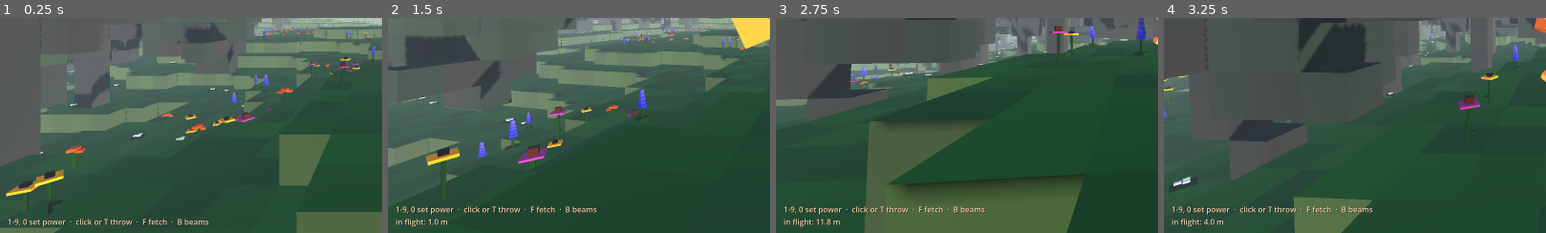
Above: before the commit, frames 1-4 (left to right).
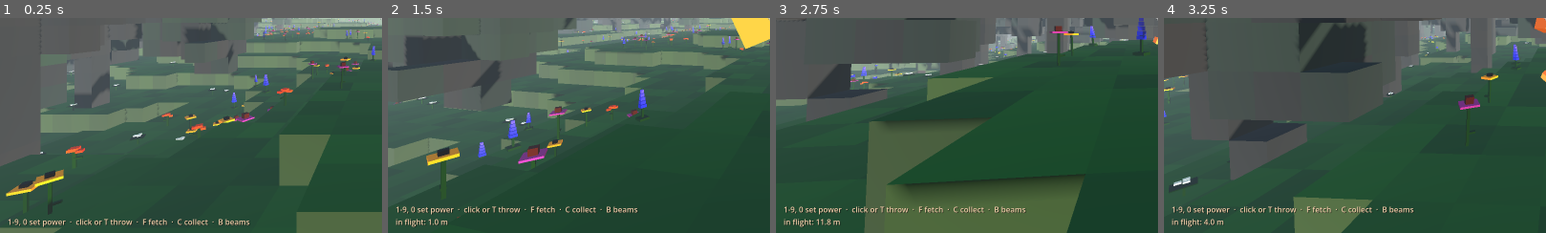
Above: after the commit, the same moments.

Repository: ghukill/discwalk
Game: Godot game, scene res://scenes/main.tscn
Same seed, same stepped clock (60 frames per second), same inputs: the game is played once before the commit and once after it.
Inputs (mouse positions are % of the whole screen's width and height, from its top left):
- Up to frame 1 (0.25 s): no input
- Up to frame 2 (1.5 s): tap Enter at 0.5 s; move the mouse to (55, 50) at 0.52 s; hold B (beams) 0.53-1.28 s; hold W (move_forward) from 0.53 s (still down); click (55, 50) at 0.67 s; tap Space (jump) at 0.77 s; tap F (fetch) at 0.8, 1.35 s; move the mouse to (45, 50) at 1.27 s; click (45, 50) at 1.42 s
- Up to frame 3 (2.75 s): keep holding W (move_forward); tap Space (jump) at 1.52 s; tap N (new_world) at 1.55 s; move the mouse to (52, 48) at 2.02 s; hold N (new_world) from 2.03 s (still down); click (52, 48) at 2.17 s; tap Shift (sprint) at 2.3 s
- Up to frame 4 (3.25 s): keep holding W (move_forward); move the mouse to (49, 52) at 2.77 s; release N (new_world) at 2.78 s; tap Shift (sprint) at 2.85 s; click (49, 52) at 2.92 s; tap Space (jump) at 3.02 s; tap T (throw) at 3.05 s
The pictures show only the part of the screen within x 0-50%, y 50-100%; the shares and areas given below are measured in that part.

The runs differ from the first frame. In frame 1, 0.3% of the frame differs, in the area x 46-66%, y 93-97%; in frame 2, 0.3%, in the area x 46-66%, y 87-91%; in frame 3, 0.3%; in frame 4, 0.3%.

Commit message:
collect: C sends every disc rolling home, building speed
- disc.start_collect(): box collider -> ball, beam off, no sleeping.
  _roll_home() steers horizontal velocity toward the player with a growing
  speed target (1 + 0.6t + 0.35t^2 m/s, cap 25; starts at ~1/4 walk pace,
  outpaces sprint after ~3.5 s) and a limited push (14 m/s^2), so it climbs
  1-block steps but trunks/cliffs/lakes block it without momentum. Spins to
  match. Absorbed within 1 m; gives up after 40 s.
- thrower.collect() + HUD ('collecting: N rolling home… (k in)').
- tools/collect_test.gd: 8 scattered discs, all home on 3 seeds x 2 block sizes.
- docs: README, ARCHITECTURE, CONFIG knobs, DEVELOPMENT.

Diff:
--- a/scripts/disc.gd
+++ b/scripts/disc.gd
@@ -11,8 +11,13 @@
 ##   through the tree voxel grid: bark bounces it back, leaves bleed off speed
 ##   and knock it about ("tree kick"), so a disc can get swallowed by a crown.
 ## - Lakes: water drags it to a crawl and floats it at the surface.
+## - Collecting (C): the disc turns into a rolling ball and rolls home to
+##   you, starting at a quarter of walking pace and building speed. It's
+##   still a physics body, so trunks, steep ledges and lakes get in its way;
+##   only momentum gets it up a step.
 
 signal came_to_rest(disc)
+signal collected(disc)
 
 const FLORA := preload("res://scripts/flora.gd")
 
@@ -23,6 +28,16 @@
 @export var leaf_keep_per_metre := 0.72
 ## Bounciness when hitting bark (fraction of speed kept along the hit axis).
 @export var bark_bounce := 0.4
+## Collecting: starting speed (m/s, a quarter of walking pace) ...
+@export var collect_speed0 := 1.0
+## ... speed target grows as speed0 + a*t + b*t^2 (passes sprint speed after ~3.5 s) ...
+@export var collect_ramp := Vector2(0.6, 0.35)
+@export var collect_max_speed := 25.0
+## ... but it can only push itself this hard (m/s^2): enough to roll up the
+## 45-degree one-block steps you can walk up, but 2-block cliffs (63 deg+) stop
+## it unless it has built up the momentum to roll over them.
+@export var collect_accel := 14.0
+@export var collect_timeout := 40.0     ## Give up (and rest) after this long.
 
 var terrain: Node3D
 var power := 0
@@ -32,6 +47,10 @@
 var splashed := false
 var resting := false
 var max_height := 0.0                ## Peak height above release (m).
+var collecting := false
+var collect_target: Node3D
+var _collect_t := 0.0
+var _shape: CollisionShape3D
 
 var beam_on := true                  ## Show the rest beacon (toggled with B).
 var _still := 0.0
@@ -55,11 +74,9 @@
 	max_contacts_reported = 4
 	body_entered.connect(_on_body_entered)
 
-	var shape := CollisionShape3D.new()
-	var box := BoxShape3D.new()
-	box.size = Vector3.ONE * SIZE
-	shape.shape = box
-	add_child(shape)
+	_shape = CollisionShape3D.new()
+	_shape.shape = _box_shape()
+	add_child(_shape)
 
 	var mesh := MeshInstance3D.new()
 	var bm := BoxMesh.new()
@@ -146,9 +163,77 @@
 			_in_water = true
 			break
 
+	if collecting:
+		v = _roll_home(state, v, p, dt)
 	v = apply_aero(state, v)
 	state.linear_velocity = v
 	max_height = maxf(max_height, p.y - start.y)
+
+
+## Start rolling home to `target` (the player).
+func start_collect(target: Node3D) -> void:
+	collecting = true
+	collect_target = target
+	_collect_t = 0.0
+	resting = false
+	_still = 0.0
+	if _beacon != null:
+		_beacon.queue_free()
+		_beacon = null
+	can_sleep = false
+	sleeping = false
+	var ball := SphereShape3D.new()      # rolls like a ball, still looks like a block
+	ball.radius = SIZE * 0.5
+	_shape.shape = ball
+
+
+func _stop_collect() -> void:
+	collecting = false
+	can_sleep = true
+	_shape.shape = _box_shape()
+
+
+## Steers the horizontal velocity toward the player, with a speed target that
+## keeps growing and a limited push, then spins the ball to match.
+func _roll_home(state: PhysicsDirectBodyState3D, v: Vector3, p: Vector3, dt: float) -> Vector3:
+	if not is_instance_valid(collect_target):
+		_stop_collect.call_deferred()
+		return v
+	var goal := collect_target.global_position + Vector3(0, 0.9, 0)
+	var to := goal - p
+	if to.length() < 1.0:
+		_arrive.call_deferred()
+		return v
+	_collect_t += dt
+	if _collect_t > collect_timeout:
+		_stop_collect.call_deferred()
+		return v
+	var t := _collect_t
+	var cap := minf(collect_speed0 + collect_ramp.x * t + collect_ramp.y * t * t, collect_max_speed)
+	var flat := Vector3(to.x, 0, to.z)
+	var want := flat.normalized() * cap if flat.length() > 0.01 else Vector3.ZERO
+	var vh := Vector3(v.x, 0, v.z)
+	var dv := want - vh
+	var max_dv := collect_accel * dt
+	if dv.length() > max_dv:
+		dv = dv.normalized() * max_dv
+	v += dv
+	state.angular_velocity = Vector3.UP.cross(Vector3(v.x, 0, v.z)) / (SIZE * 0.5)
+	return v
+
+
+func _arrive() -> void:
+	if not collecting:
+		return
+	collecting = false
+	collected.emit(self)
+	queue_free()
+
+
+func _box_shape() -> BoxShape3D:
+	var box := BoxShape3D.new()
+	box.size = Vector3.ONE * SIZE
+	return box
 
 
 func _on_body_entered(body: Node) -> void:
@@ -166,7 +251,7 @@
 	if global_position.y < -30.0:
 		queue_free()
 		return
-	if resting:
+	if resting or collecting:
 		return
 	var moving := linear_velocity.length()
 	if _in_water:
--- a/scripts/player.gd
+++ b/scripts/player.gd
@@ -108,6 +108,7 @@
 		"fetch": [KEY_F],
 		"throw": [KEY_T],
 		"beams": [KEY_B],
+		"collect": [KEY_C],
 		"throw_1": [KEY_1, KEY_KP_1], "throw_2": [KEY_2, KEY_KP_2],
 		"throw_3": [KEY_3, KEY_KP_3], "throw_4": [KEY_4, KEY_KP_4],
 		"throw_5": [KEY_5, KEY_KP_5], "throw_6": [KEY_6, KEY_KP_6],
--- a/scripts/thrower.gd
+++ b/scripts/thrower.gd
@@ -6,6 +6,7 @@
 ##   F        fetch: teleport to your last disc. If it's still flying, you
 ##            take over its speed and direction and fly on with it.
 ##   B        toggle the beams of light over resting discs
+##   C        collect: every disc rolls home to you, building up speed
 ##
 ## Power p launches at p x speed_per_level m/s (default 4 m/s per level, so
 ## 0 = 40 m/s, about a strong disc golf drive). Aim is your view direction.
@@ -27,6 +28,7 @@
 var _last: Node = null
 var _flying_text := ""
 var _result_text := ""
+var _collected := 0
 
 
 func _ready() -> void:
@@ -45,6 +47,9 @@
 		get_viewport().set_input_as_handled()
 	elif event.is_action_pressed("throw"):
 		throw(power)
+		get_viewport().set_input_as_handled()
+	elif event.is_action_pressed("collect"):
+		collect()
 		get_viewport().set_input_as_handled()
 	elif event.is_action_pressed("beams"):
 		set_beams(not beams)
@@ -75,12 +80,32 @@
 	disc.tree_exited.connect(func() -> void: discs.erase(disc))
 	discs.append(disc)
 	_last = disc
+	_collected = 0
 	while discs.size() > max_discs:
 		var old: Node = discs.pop_front()
 		if is_instance_valid(old):
 			old.queue_free()
 	_result_text = ""
 	return disc
+
+
+## Sends every disc rolling home to the player.
+func collect() -> void:
+	var n := 0
+	for d in discs:
+		if is_instance_valid(d) and not d.collecting:
+			d.start_collect(player)
+			if not d.collected.is_connected(_on_collected):
+				d.collected.connect(_on_collected)
+			n += 1
+	if n > 0:
+		_collected = 0
+		_result_text = ""
+
+
+func _on_collected(_disc: Node) -> void:
+	_collected += 1
+	_result_text = "collected %d disc%s" % [_collected, "" if _collected == 1 else "s"]
 
 
 ## Turns every disc's beam of light on or off (and future ones too).
@@ -118,11 +143,19 @@
 	discs.clear()
 	_last = null
 	_result_text = ""
+	_collected = 0
 	_update_label()
 
 
 func _process(_delta: float) -> void:
-	if is_instance_valid(_last) and not _last.resting:
+	var rolling := 0
+	for d in discs:
+		if is_instance_valid(d) and d.collecting:
+			rolling += 1
+	if rolling > 0:
+		_flying_text = "collecting: %d rolling home…%s" % [rolling,
+			("  (%d in)" % _collected) if _collected > 0 else ""]
+	elif is_instance_valid(_last) and not _last.resting:
 		_flying_text = "in flight: %.1f m" % _last.distance()
 	else:
 		_flying_text = ""
@@ -130,7 +163,7 @@
 
 
 func _on_rest(disc: Node) -> void:
-	if disc != _last:
+	if disc != _last or _collected > 0:
 		return
 	var notes := []
 	if disc.bark_hits > 0:
@@ -150,7 +183,7 @@
 	if status_label != null:
 		status_label.text = "Velocity: %d  (%d m/s)\nBeams: %s" % [
 			power, int(power * speed_per_level), "on" if beams else "off"]
-	var lines := ["1-9, 0 set power  ·  click or T throw  ·  F fetch  ·  B beams"]
+	var lines := ["1-9, 0 set power  ·  click or T throw  ·  F fetch  ·  C collect  ·  B beams"]
 	if _flying_text != "":
 		lines.append(_flying_text)
 	elif _result_text != "":
--- /dev/null
+++ b/tools/collect_test.gd
@@ -0,0 +1,67 @@
+extends SceneTree
+## Headless collect check: scatters discs around spawn, waits for them to
+## land, presses "collect", and reports how many roll home, how long they
+## take, and how speed builds up (should start slow, then accelerate).
+##
+##   godot --headless --path . --script res://tools/collect_test.gd [-- --block-size=0.5]
+
+var _main: Node
+var _frames := 0
+var _discs: Array = []
+var _collect_frame := -1
+var _arrivals: Array = []            # seconds after collect
+var _speed_log := {}                 # second -> max speed among rolling discs
+
+
+func _initialize() -> void:
+	_main = load("res://scenes/main.tscn").instantiate()
+	root.add_child(_main)
+
+
+func _process(_delta: float) -> bool:
+	_frames += 1
+	var thrower = _main.thrower
+	if _frames == 5:
+		var t = _main.get_node("Terrain")
+		var spawn: Vector3 = t.spawn_point()
+		thrower.max_discs = 100
+		for k in 8:
+			var a := TAU * k / 8.0
+			var d = thrower.throw(3)
+			d.launch(spawn + Vector3(0, 0.6, 0), Vector3(cos(a) * 9.0, 5.0, sin(a) * 9.0), Vector3.ZERO)
+			d.collected.connect(func(_x) -> void: _arrivals.append((_frames - _collect_frame) / 60.0))
+			_discs.append(d)
+	if _collect_frame < 0 and _frames > 30:
+		var all_rest := true
+		for d in _discs:
+			if is_instance_valid(d) and not d.resting:
+				all_rest = false
+		if all_rest or _frames > 60 * 15:
+			_collect_frame = _frames
+			thrower.collect()
+	if _collect_frame > 0:
+		var sec := int((_frames - _collect_frame) / 60.0)
+		for d in _discs:
+			if is_instance_valid(d) and d.collecting:
+				var sp: float = Vector2(d.linear_velocity.x, d.linear_velocity.z).length()
+				_speed_log[sec] = maxf(_speed_log.get(sec, 0.0), sp)
+		var left := 0
+		for d in _discs:
+			if is_instance_valid(d) and d.collecting:
+				left += 1
+		if left == 0 or _frames - _collect_frame > 60 * 45:
+			var stuck := 0
+			for d in _discs:
+				if is_instance_valid(d):
+					stuck += 1
+			var speeds := []
+			for s in range(0, 6):
+				speeds.append("%ds:%.1f" % [s, _speed_log.get(s, 0.0)])
+			print("COLLECT home=%d/%d not_home=%d times=%s" % [_arrivals.size(), _discs.size(), stuck, str(_arrivals)])
+			print("COLLECT max horizontal speed by second: %s" % " ".join(speeds))
+			var ok: bool = _arrivals.size() >= _discs.size() - 2 \
+				and _speed_log.get(0, 99.0) < 3.0
+			print("COLLECT " + ("PASS" if ok else "FAIL"))
+			quit(0 if ok else 1)
+			return true
+	return false
Not shown, changed: README.md
Not shown, changed: docs/ARCHITECTURE.md
Not shown, changed: docs/CONFIG.md
Not shown, changed: docs/DEVELOPMENT.md
